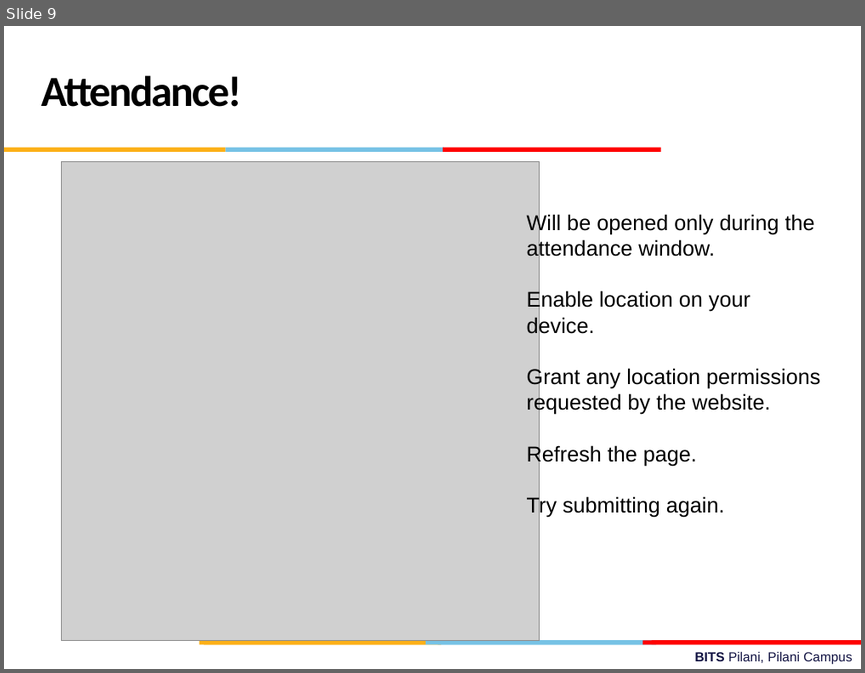
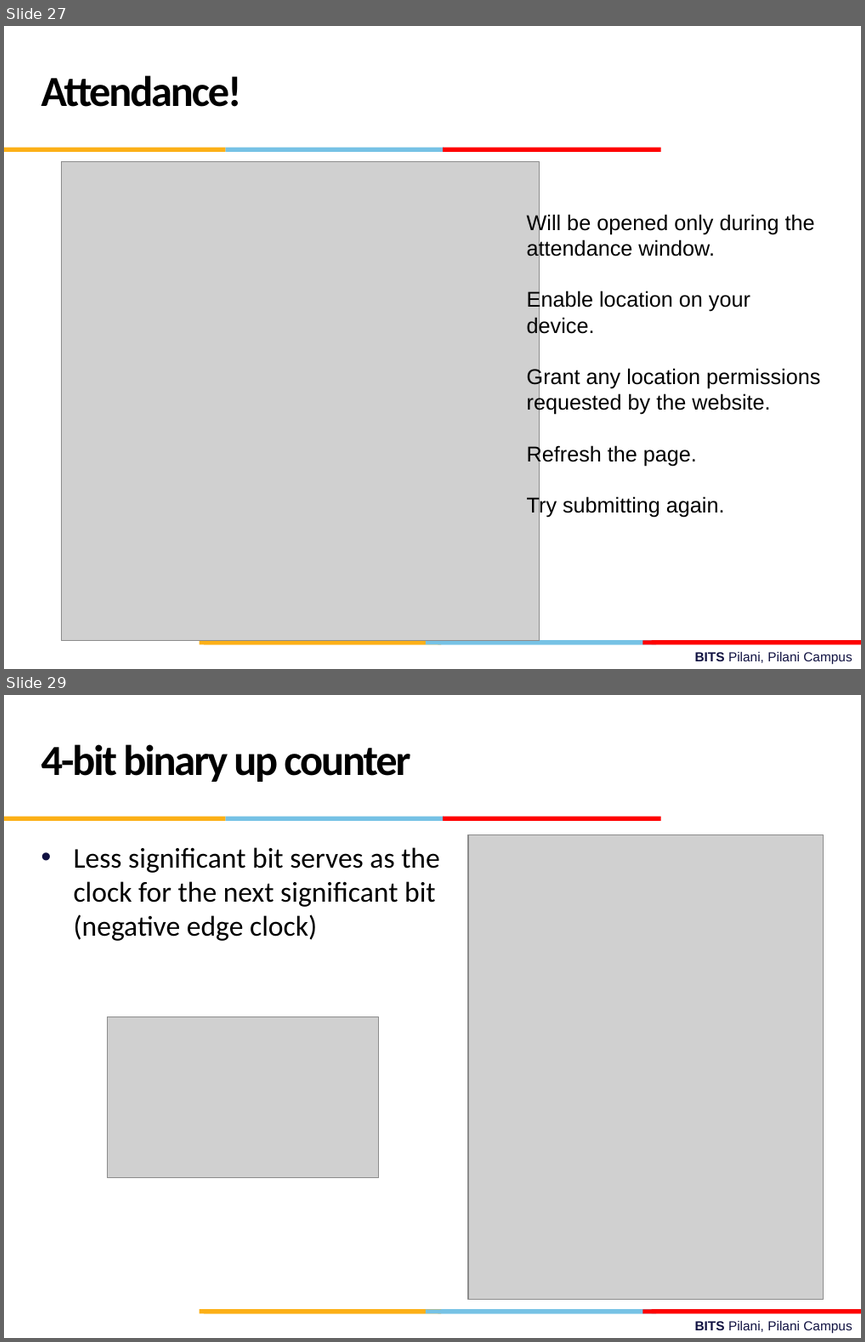
Before and after one commit to csndl-iitd/f2152025, a slide deck: Lec-18-19.pptx. Shown one above the other, each under a label of ours: slide 9 before the commit, slides 27 and 29 after it; the slides between them are not shown. The pictures are 865x673 and 865x1342 pixels, drawn with LibreOffice and Linux fonts; fonts in the diff are those of the drawing; grey boxes stand for pictures; background and template pictures are left out. Boxes give left, top, right and bottom in pixels: in the first picture for what was removed or moved away, otherwise in the second. Text is boxed around its words. In the diff, an @@ line names an element or a change of style, - is before the commit and + after.

Commit message:
lec 18-19 updated with ripple counters

```diff
--- a/Lec-18-19.pptx
+++ b/Lec-18-19.pptx
@@ slide 29 added at (4,695,861,1338), background #FFFFFF; not listed: 10 template elements that a slide beside it also shows @@
@@ text added at (41,744,410,782), 36 pt, text #000000, bold @@
+4-bit binary up counter
@@ text added at (74,847,440,941), 24 pt, text #000000 @@
+• Less significant bit serves as the clock for the next significant bit (negative edge clock)
@@ picture added at (468,834,823,1299) @@
@@ picture added at (108,1017,380,1179) @@
@@ what was slide 9 is now slide 27 @@
```
Also in this commit, not shown: 7 other slides added.
